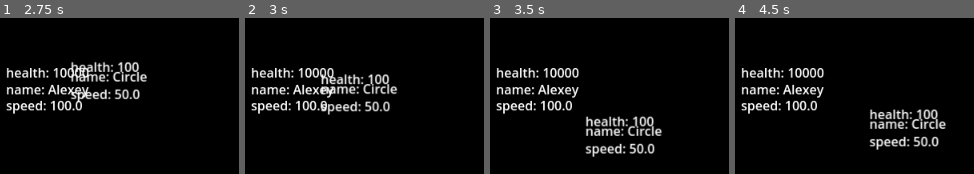
Above: before the commit, frames 1-4 (left to right).
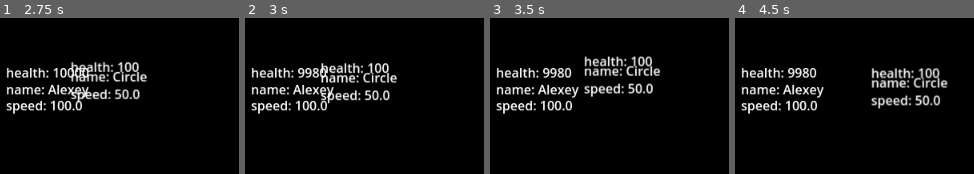
Above: after the commit, the same moments.

Repository: xxxxx-community/TheAihopGG-godot-wild-jam-80
Game: Godot game, scene res://scenes/objects/world/world.tscn
Same seed, same stepped clock (60 frames per second), same inputs: the game is played once before the commit and once after it.
Inputs (mouse positions are in pixels of both pictures, inside the frame that each line leads up to):
- Up to frame 1 (2.75 s): move the mouse to (198, 103) at 0.52 s; hold D (move_right) 0.53-1.28 s; tap 1 (select_weapon_1) at 0.6 s; move the mouse to (outside the picture) at 1.27 s; hold Down (move_down) 1.28-2.03 s; tap 2 (select_weapon_2) at 1.35 s; move the mouse to (102, 22) at 2.02 s; hold D (move_right) from 2.03 s (still down); tap 3 (select_weapon_3) at 2.1 s
- Up to frame 2 (3 s): move the mouse to (outside the picture) at 2.77 s; release D (move_right) at 2.78 s; hold Up (move_up) from 2.78 s (still down); click (outside the picture) at 2.85 s
- Up to frame 3 (3.5 s): keep holding Up (move_up)
- Up to frame 4 (4.5 s): move the mouse to (outside the picture) at 3.52 s; release Up (move_up) at 3.53 s; hold A (move_left) from 3.53 s (still down); tap 1 (select_weapon_1) at 3.6 s; move the mouse to (outside the picture) at 4.27 s; tap 2 (select_weapon_2) at 4.35 s

Frame 1 is identical in both runs. In frame 2, 6.2% of the frame differs, in the area x 22-64%, y 28-63%; in frame 3, 7.8%; in frame 4, 8.0%, in the area x 22-90%, y 32-85%.
Error before the commit: Cannot call method 'get_parent' on a null value. (res://scenes/components/component/component.gd:4)

Commit message:
fix: parent

Diff:
--- a/scenes/components/component/component.gd
+++ b/scenes/components/component/component.gd
@@ -1,4 +1,4 @@
 extends Node
 class_name Component
 
-@export var parent: Character = self.get_parent().get_parent()
+@export var parent: Character = self.get_parent().get_parent() if self.get_parent() else null
--- a/scenes/objects/weapons/weapon/weapon.gd
+++ b/scenes/objects/weapons/weapon/weapon.gd
@@ -3,7 +3,7 @@
 
 @export var bullet: PackedScene
 @export var duration: float
-@export var parent: Character = self.get_parent().get_parent()
+@export var parent: Character = self.get_parent().get_parent() if self.get_parent() else null
 
 @onready var duration_timer: Timer = get_node("%DurationTimer")
 
